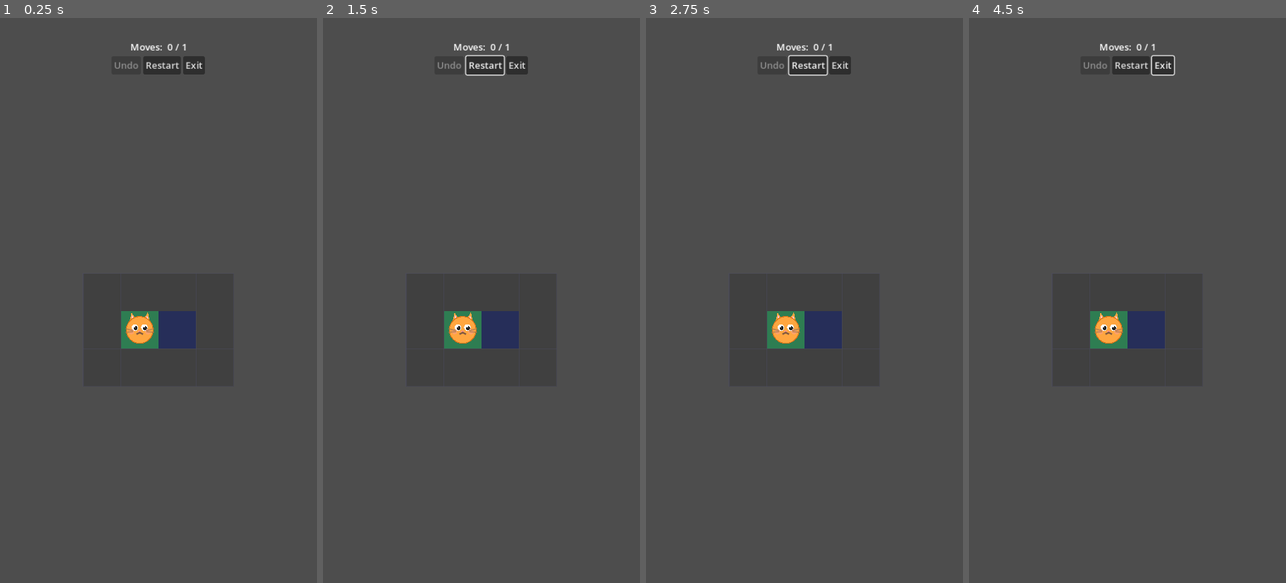
Above: before the commit, frames 1-4 (left to right).
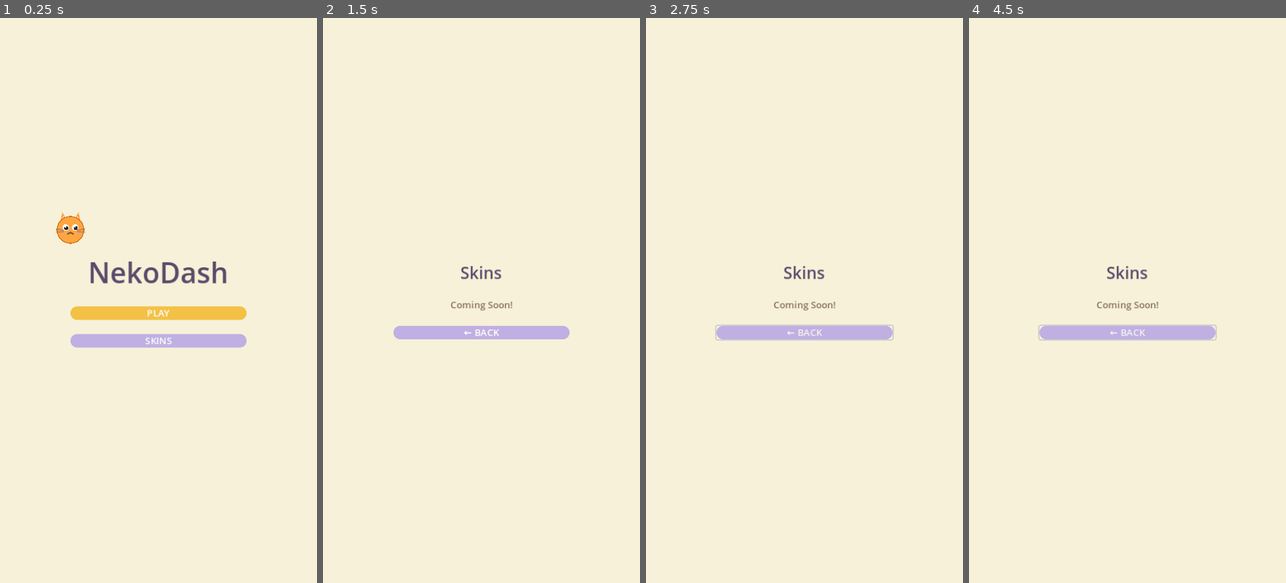
Above: after the commit, the same moments.

Repository: gracetyy/nekodash
Game: Godot game, scene res://scenes/ui/main_menu.tscn
Two runs of this game, one before a commit and one after it. Both use one fixed random seed, a clock stepped at 60 frames per second and the inputs below. Before the commit the project starts from res://scenes/gameplay/gameplay.tscn.
Inputs (mouse positions are in pixels of both pictures, inside the frame that each line leads up to):
- Up to frame 1 (0.25 s): no input
- Up to frame 2 (1.5 s): click (484, 63) at 0.5 s, where only the run before the commit has a clickable "Restart"; click (481, 340) at 1.25 s, where only the run after the commit has a clickable "SKINS"
- Up to frame 3 (2.75 s): click (804, 334) at 2 s, where only the run after the commit has a clickable "← BACK"
- Up to frame 4 (4.5 s): click (1130, 63) at 2.75 s, where only the run before the commit has a clickable "Restart"; click (1130, 63) at 3.5 s, where only the run before the commit has a clickable "Restart"; move the mouse to (1197, 272) at 4.27 s; hold Right (ui_right) from 4.28 s (still down); tap R at 4.35 s; click (1197, 272) at 4.42 s

The runs differ from the first frame. In frame 1, 100% of the frame differs, in the area x 0-100%, y 0-100%; in frame 2, 100%; in frame 3, 100%; in frame 4, 100%.

Commit message:
feat: design system colour pass

Diff:
--- a/project.godot
+++ b/project.godot
@@ -15,7 +15,7 @@
 [application]
 
 config/name="NekoDash"
-run/main_scene="res://scenes/gameplay/gameplay.tscn"
+run/main_scene="res://scenes/ui/main_menu.tscn"
 config/features=PackedStringArray("4.3", "Mobile")
 config/icon="res://icon.svg"
 
--- a/scenes/gameplay/gameplay.tscn
+++ b/scenes/gameplay/gameplay.tscn
@@ -8,10 +8,49 @@
 [ext_resource type="Script" path="res://src/gameplay/star_rating_system.gd" id="6"]
 [ext_resource type="Script" path="res://src/gameplay/level_progression.gd" id="7"]
 [ext_resource type="Script" path="res://src/ui/hud.gd" id="8"]
-[ext_resource type="Resource" path="res://data/level_catalogue.tres" id="9"]
+[ext_resource type="Resource" uid="uid://c24k85an56w4c" path="res://data/level_catalogue.tres" id="9"]
 [ext_resource type="Script" path="res://src/ui/grid_renderer.gd" id="10"]
 [ext_resource type="Script" path="res://src/ui/cat_sprite.gd" id="11"]
 [ext_resource type="Script" path="res://src/ui/coverage_visualizer.gd" id="12"]
+
+[sub_resource type="StyleBoxFlat" id="StyleBoxFlat_hud_bg"]
+content_margin_left = 16.0
+content_margin_top = 12.0
+content_margin_right = 16.0
+content_margin_bottom = 12.0
+bg_color = Color(0.451, 0.365, 0.42, 1)
+corner_radius_top_left = 12
+corner_radius_top_right = 12
+corner_radius_bottom_right = 12
+corner_radius_bottom_left = 12
+
+[sub_resource type="StyleBoxFlat" id="StyleBoxFlat_secondary"]
+bg_color = Color(0.647, 0.835, 0.741, 1)
+corner_radius_top_left = 26
+corner_radius_top_right = 26
+corner_radius_bottom_right = 26
+corner_radius_bottom_left = 26
+
+[sub_resource type="StyleBoxFlat" id="StyleBoxFlat_secondary_pressed"]
+bg_color = Color(0.595, 0.768, 0.682, 1)
+corner_radius_top_left = 26
+corner_radius_top_right = 26
+corner_radius_bottom_right = 26
+corner_radius_bottom_left = 26
+
+[sub_resource type="StyleBoxFlat" id="StyleBoxFlat_tertiary"]
+bg_color = Color(0.753, 0.686, 0.886, 1)
+corner_radius_top_left = 26
+corner_radius_top_right = 26
+corner_radius_bottom_right = 26
+corner_radius_bottom_left = 26
+
+[sub_resource type="StyleBoxFlat" id="StyleBoxFlat_tertiary_pressed"]
+bg_color = Color(0.693, 0.631, 0.815, 1)
+corner_radius_top_left = 26
+corner_radius_top_right = 26
+corner_radius_bottom_right = 26
+corner_radius_bottom_left = 26
 
 [node name="LevelCoordinator" type="Node2D"]
 script = ExtResource("1")
@@ -47,23 +86,15 @@
 [node name="HUD" type="CanvasLayer" parent="."]
 script = ExtResource("8")
 
-[node name="MarginContainer" type="MarginContainer" parent="HUD"]
+[node name="MarginContainer" type="PanelContainer" parent="HUD"]
 anchors_preset = 10
 anchor_right = 1.0
 offset_bottom = 80.0
 grow_horizontal = 2
-theme_override_constants/margin_left = 16
-theme_override_constants/margin_top = 12
-theme_override_constants/margin_right = 16
-theme_override_constants/margin_bottom = 12
+theme_override_styles/panel = SubResource("StyleBoxFlat_hud_bg")
 
 [node name="VBox" type="VBoxContainer" parent="HUD/MarginContainer"]
 layout_mode = 2
-
-[node name="LevelNameLabel" type="Label" parent="HUD/MarginContainer/VBox"]
-layout_mode = 2
-text = "Level Name"
-horizontal_alignment = 1
 
 [node name="StatsRow" type="HBoxContainer" parent="HUD/MarginContainer/VBox"]
 layout_mode = 2
@@ -71,10 +102,12 @@
 
 [node name="MovesPrefix" type="Label" parent="HUD/MarginContainer/VBox/StatsRow"]
 layout_mode = 2
+theme_override_colors/font_color = Color(0.973, 0.922, 0.761, 1)
 text = "Moves: "
 
 [node name="MoveLabel" type="Label" parent="HUD/MarginContainer/VBox/StatsRow"]
 layout_mode = 2
+theme_override_colors/font_color = Color(0.973, 0.922, 0.761, 1)
 text = "0 / 0"
 
 [node name="Spacer" type="Control" parent="HUD/MarginContainer/VBox/StatsRow"]
@@ -85,6 +118,7 @@
 [node name="CoverageLabel" type="Label" parent="HUD/MarginContainer/VBox/StatsRow"]
 visible = false
 layout_mode = 2
+theme_override_colors/font_color = Color(0.973, 0.922, 0.761, 1)
 text = "0 / 0"
 
 [node name="ButtonRow" type="HBoxContainer" parent="HUD/MarginContainer/VBox"]
@@ -93,12 +127,24 @@
 
 [node name="UndoBtn" type="Button" parent="HUD/MarginContainer/VBox/ButtonRow"]
 layout_mode = 2
-text = "Undo"
+theme_override_colors/font_color = Color(1, 1, 1, 1)
+theme_override_styles/hover = SubResource("StyleBoxFlat_secondary")
+theme_override_styles/pressed = SubResource("StyleBoxFlat_secondary_pressed")
+theme_override_styles/normal = SubResource("StyleBoxFlat_secondary")
+text = "UNDO"
 
 [node name="RestartBtn" type="Button" parent="HUD/MarginContainer/VBox/ButtonRow"]
 layout_mode = 2
-text = "Restart"
+theme_override_colors/font_color = Color(1, 1, 1, 1)
+theme_override_styles/hover = SubResource("StyleBoxFlat_secondary")
+theme_override_styles/pressed = SubResource("StyleBoxFlat_secondary_pressed")
+theme_override_styles/normal = SubResource("StyleBoxFlat_secondary")
+text = "RESTART"
 
 [node name="ExitBtn" type="Button" parent="HUD/MarginContainer/VBox/ButtonRow"]
 layout_mode = 2
-text = "Exit"
+theme_override_colors/font_color = Color(1, 1, 1, 1)
+theme_override_styles/hover = SubResource("StyleBoxFlat_tertiary")
+theme_override_styles/pressed = SubResource("StyleBoxFlat_tertiary_pressed")
+theme_override_styles/normal = SubResource("StyleBoxFlat_tertiary")
+text = "EXIT"
--- a/scenes/ui/level_complete.tscn
+++ b/scenes/ui/level_complete.tscn
@@ -1,6 +1,48 @@
-[gd_scene load_steps=2 format=3 uid="uid://clvlcmplt5cen"]
+[gd_scene load_steps=8 format=3 uid="uid://clvlcmplt5cen"]
 
 [ext_resource type="Script" path="res://src/ui/level_complete_screen.gd" id="1"]
+
+[sub_resource type="StyleBoxFlat" id="StyleBoxFlat_1"]
+bg_color = Color(0.953, 0.757, 0.271, 1)
+corner_radius_top_left = 26
+corner_radius_top_right = 26
+corner_radius_bottom_right = 26
+corner_radius_bottom_left = 26
+
+[sub_resource type="StyleBoxFlat" id="StyleBoxFlat_2"]
+bg_color = Color(0.877, 0.696, 0.249, 1)
+corner_radius_top_left = 26
+corner_radius_top_right = 26
+corner_radius_bottom_right = 26
+corner_radius_bottom_left = 26
+
+[sub_resource type="StyleBoxFlat" id="StyleBoxFlat_3"]
+bg_color = Color(0.647, 0.835, 0.741, 1)
+corner_radius_top_left = 26
+corner_radius_top_right = 26
+corner_radius_bottom_right = 26
+corner_radius_bottom_left = 26
+
+[sub_resource type="StyleBoxFlat" id="StyleBoxFlat_4"]
+bg_color = Color(0.595, 0.768, 0.682, 1)
+corner_radius_top_left = 26
+corner_radius_top_right = 26
+corner_radius_bottom_right = 26
+corner_radius_bottom_left = 26
+
+[sub_resource type="StyleBoxFlat" id="StyleBoxFlat_5"]
+bg_color = Color(0.753, 0.686, 0.886, 1)
+corner_radius_top_left = 26
+corner_radius_top_right = 26
+corner_radius_bottom_right = 26
+corner_radius_bottom_left = 26
+
+[sub_resource type="StyleBoxFlat" id="StyleBoxFlat_6"]
+bg_color = Color(0.693, 0.631, 0.815, 1)
+corner_radius_top_left = 26
+corner_radius_top_right = 26
+corner_radius_bottom_right = 26
+corner_radius_bottom_left = 26
 
 [node name="LevelCompleteScreen" type="Control"]
 layout_mode = 3
@@ -18,7 +60,7 @@
 anchor_bottom = 1.0
 grow_horizontal = 2
 grow_vertical = 2
-color = Color(0.08, 0.08, 0.12, 1)
+color = Color(0.965, 0.945, 0.847, 1)
 
 [node name="MarginContainer" type="MarginContainer" parent="."]
 layout_mode = 1
@@ -42,6 +84,8 @@
 text = "Level Complete!"
 horizontal_alignment = 1
 vertical_alignment = 1
+theme_override_colors/font_color = Color(0.361, 0.29, 0.42, 1)
+theme_override_font_sizes/font_size = 28
 
 [node name="StarRow" type="HBoxContainer" parent="MarginContainer/VBox"]
 layout_mode = 2
@@ -53,21 +97,21 @@
 text = "★"
 horizontal_alignment = 1
 theme_override_font_sizes/font_size = 48
-theme_override_colors/font_color = Color(1.0, 0.85, 0.2, 1.0)
+theme_override_colors/font_color = Color(0.961, 0.784, 0.259, 1)
 
 [node name="Star2" type="Label" parent="MarginContainer/VBox/StarRow"]
 layout_mode = 2
 text = "★"
 horizontal_alignment = 1
 theme_override_font_sizes/font_size = 48
-theme_override_colors/font_color = Color(1.0, 0.85, 0.2, 1.0)
+theme_override_colors/font_color = Color(0.961, 0.784, 0.259, 1)
 
 [node name="Star3" type="Label" parent="MarginContainer/VBox/StarRow"]
 layout_mode = 2
 text = "★"
 horizontal_alignment = 1
 theme_override_font_sizes/font_size = 48
-theme_override_colors/font_color = Color(1.0, 0.85, 0.2, 1.0)
+theme_override_colors/font_color = Color(0.961, 0.784, 0.259, 1)
 
 [node name="StarSentinel" type="Label" parent="MarginContainer/VBox/StarRow"]
 visible = false
@@ -83,15 +127,19 @@
 [node name="MovesPrefix" type="Label" parent="MarginContainer/VBox/ScoreRow"]
 layout_mode = 2
 text = "Moves: "
+theme_override_colors/font_color = Color(0.325, 0.192, 0.294, 1)
 
 [node name="MovesLabel" type="Label" parent="MarginContainer/VBox/ScoreRow"]
 layout_mode = 2
 text = "0 / 0"
+theme_override_colors/font_color = Color(0.325, 0.192, 0.294, 1)
 
 [node name="NewBestBadge" type="Label" parent="MarginContainer/VBox/ScoreRow"]
 visible = false
 layout_mode = 2
 text = "NEW BEST!"
+theme_override_colors/font_color = Color(0.961, 0.651, 0.137, 1)
+theme_override_font_sizes/font_size = 12
 
 [node name="ButtonRow" type="HBoxContainer" parent="MarginContainer/VBox"]
 layout_mode = 2
@@ -100,12 +148,24 @@
 
 [node name="WorldMapBtn" type="Button" parent="MarginContainer/VBox/ButtonRow"]
 layout_mode = 2
-text = "World Map"
+text = "WORLD MAP"
+theme_override_colors/font_color = Color(1, 1, 1, 1)
+theme_override_styles/normal = SubResource("StyleBoxFlat_5")
+theme_override_styles/hover = SubResource("StyleBoxFlat_5")
+theme_override_styles/pressed = SubResource("StyleBoxFlat_6")
 
 [node name="RetryBtn" type="Button" parent="MarginContainer/VBox/ButtonRow"]
 layout_mode = 2
-text = "Retry"
+text = "RETRY"
+theme_override_colors/font_color = Color(1, 1, 1, 1)
+theme_override_styles/normal = SubResource("StyleBoxFlat_3")
+theme_override_styles/hover = SubResource("StyleBoxFlat_3")
+theme_override_styles/pressed = SubResource("StyleBoxFlat_4")
 
 [node name="NextLevelBtn" type="Button" parent="MarginContainer/VBox/ButtonRow"]
 layout_mode = 2
-text = "Next Level"
+text = "NEXT LEVEL"
+theme_override_colors/font_color = Color(1, 1, 1, 1)
+theme_override_styles/normal = SubResource("StyleBoxFlat_1")
+theme_override_styles/hover = SubResource("StyleBoxFlat_1")
+theme_override_styles/pressed = SubResource("StyleBoxFlat_2")
--- a/scenes/ui/main_menu.tscn
+++ b/scenes/ui/main_menu.tscn
@@ -1,7 +1,35 @@
-[gd_scene load_steps=3 format=3 uid="uid://cmainmenu5cene"]
+[gd_scene load_steps=7 format=3 uid="uid://cmainmenu5cene"]
 
 [ext_resource type="Script" path="res://src/ui/main_menu.gd" id="1"]
 [ext_resource type="Script" path="res://src/ui/cat_sprite.gd" id="2"]
+
+[sub_resource type="StyleBoxFlat" id="StyleBoxFlat_1"]
+bg_color = Color(0.953, 0.757, 0.271, 1)
+corner_radius_top_left = 26
+corner_radius_top_right = 26
+corner_radius_bottom_right = 26
+corner_radius_bottom_left = 26
+
+[sub_resource type="StyleBoxFlat" id="StyleBoxFlat_2"]
+bg_color = Color(0.877, 0.696, 0.249, 1)
+corner_radius_top_left = 26
+corner_radius_top_right = 26
+corner_radius_bottom_right = 26
+corner_radius_bottom_left = 26
+
+[sub_resource type="StyleBoxFlat" id="StyleBoxFlat_3"]
+bg_color = Color(0.753, 0.686, 0.886, 1)
+corner_radius_top_left = 26
+corner_radius_top_right = 26
+corner_radius_bottom_right = 26
+corner_radius_bottom_left = 26
+
+[sub_resource type="StyleBoxFlat" id="StyleBoxFlat_4"]
+bg_color = Color(0.693, 0.631, 0.815, 1)
+corner_radius_top_left = 26
+corner_radius_top_right = 26
+corner_radius_bottom_right = 26
+corner_radius_bottom_left = 26
 
 [node name="MainMenu" type="Control"]
 layout_mode = 3
@@ -19,7 +47,7 @@
 anchor_bottom = 1.0
 grow_horizontal = 2
 grow_vertical = 2
-color = Color(0.08, 0.08, 0.12, 1)
+color = Color(0.965, 0.945, 0.847, 1)
 
 [node name="VBox" type="VBoxContainer" parent="."]
 layout_mode = 1
@@ -46,11 +74,20 @@
 horizontal_alignment = 1
 vertical_alignment = 1
 theme_override_font_sizes/font_size = 48
+theme_override_colors/font_color = Color(0.361, 0.29, 0.42, 1)
 
 [node name="PlayBtn" type="Button" parent="VBox"]
 layout_mode = 2
-text = "Play"
+text = "PLAY"
+theme_override_colors/font_color = Color(1, 1, 1, 1)
+theme_override_styles/normal = SubResource("StyleBoxFlat_1")
+theme_override_styles/hover = SubResource("StyleBoxFlat_1")
+theme_override_styles/pressed = SubResource("StyleBoxFlat_2")
 
 [node name="SkinsBtn" type="Button" parent="VBox"]
 layout_mode = 2
-text = "Skins"
+text = "SKINS"
+theme_override_colors/font_color = Color(1, 1, 1, 1)
+theme_override_styles/normal = SubResource("StyleBoxFlat_3")
+theme_override_styles/hover = SubResource("StyleBoxFlat_3")
+theme_override_styles/pressed = SubResource("StyleBoxFlat_4")
--- /dev/null
+++ b/scenes/ui/skin_select.tscn
@@ -0,0 +1,74 @@
+[gd_scene load_steps=4 format=3 uid="uid://cskinselect5cen"]
+
+[ext_resource type="Script" path="res://src/ui/skin_select.gd" id="1"]
+
+[sub_resource type="StyleBoxFlat" id="StyleBoxFlat_tertiary"]
+bg_color = Color(0.753, 0.686, 0.886, 1)
+corner_radius_top_left = 26
+corner_radius_top_right = 26
+corner_radius_bottom_right = 26
+corner_radius_bottom_left = 26
+
+[sub_resource type="StyleBoxFlat" id="StyleBoxFlat_tertiary_pressed"]
+bg_color = Color(0.693, 0.631, 0.815, 1)
+corner_radius_top_left = 26
+corner_radius_top_right = 26
+corner_radius_bottom_right = 26
+corner_radius_bottom_left = 26
+
+[node name="SkinSelect" type="Control"]
+layout_mode = 3
+anchors_preset = 15
+anchor_right = 1.0
+anchor_bottom = 1.0
+grow_horizontal = 2
+grow_vertical = 2
+script = ExtResource("1")
+
+[node name="Background" type="ColorRect" parent="."]
+layout_mode = 1
+anchors_preset = 15
+anchor_right = 1.0
+anchor_bottom = 1.0
+grow_horizontal = 2
+grow_vertical = 2
+color = Color(0.965, 0.945, 0.847, 1)
+
+[node name="VBox" type="VBoxContainer" parent="."]
+layout_mode = 1
+anchors_preset = 8
+anchor_left = 0.5
+anchor_top = 0.5
+anchor_right = 0.5
+anchor_bottom = 0.5
+offset_left = -150.0
+offset_top = -120.0
+offset_right = 150.0
+offset_bottom = 120.0
+grow_horizontal = 2
+grow_vertical = 2
+theme_override_constants/separation = 24
+alignment = 1
+
+[node name="TitleLabel" type="Label" parent="VBox"]
+layout_mode = 2
+text = "Skins"
+horizontal_alignment = 1
+vertical_alignment = 1
+theme_override_font_sizes/font_size = 28
+theme_override_colors/font_color = Color(0.361, 0.29, 0.42, 1)
+
+[node name="ComingSoonLabel" type="Label" parent="VBox"]
+layout_mode = 2
+text = "Coming Soon!"
+horizontal_alignment = 1
+vertical_alignment = 1
+theme_override_colors/font_color = Color(0.541, 0.439, 0.376, 1)
+
+[node name="BackBtn" type="Button" parent="VBox"]
+layout_mode = 2
+text = "← BACK"
+theme_override_colors/font_color = Color(1, 1, 1, 1)
+theme_override_styles/normal = SubResource("StyleBoxFlat_tertiary")
+theme_override_styles/hover = SubResource("StyleBoxFlat_tertiary")
+theme_override_styles/pressed = SubResource("StyleBoxFlat_tertiary_pressed")
--- a/scenes/ui/world_map.tscn
+++ b/scenes/ui/world_map.tscn
@@ -1,6 +1,20 @@
-[gd_scene load_steps=2 format=3 uid="uid://cworldmap5cene"]
+[gd_scene load_steps=4 format=3 uid="uid://cworldmap5cene"]
 
 [ext_resource type="Script" path="res://src/ui/world_map.gd" id="1"]
+
+[sub_resource type="StyleBoxFlat" id="StyleBoxFlat_1"]
+bg_color = Color(0.753, 0.686, 0.886, 1)
+corner_radius_top_left = 26
+corner_radius_top_right = 26
+corner_radius_bottom_right = 26
+corner_radius_bottom_left = 26
+
+[sub_resource type="StyleBoxFlat" id="StyleBoxFlat_2"]
+bg_color = Color(0.693, 0.631, 0.815, 1)
+corner_radius_top_left = 26
+corner_radius_top_right = 26
+corner_radius_bottom_right = 26
+corner_radius_bottom_left = 26
 
 [node name="WorldMap" type="Control"]
 layout_mode = 3
@@ -18,7 +32,7 @@
 anchor_bottom = 1.0
 grow_horizontal = 2
 grow_vertical = 2
-color = Color(0.08, 0.08, 0.12, 1)
+color = Color(0.965, 0.945, 0.847, 1)
 
 [node name="MarginContainer" type="MarginContainer" parent="."]
 layout_mode = 1
@@ -42,7 +56,11 @@
 
 [node name="BackBtn" type="Button" parent="MarginContainer/VBox/Header"]
 layout_mode = 2
-text = "← Back"
+text = "← BACK"
+theme_override_colors/font_color = Color(1, 1, 1, 1)
+theme_override_styles/normal = SubResource("StyleBoxFlat_1")
+theme_override_styles/hover = SubResource("StyleBoxFlat_1")
+theme_override_styles/pressed = SubResource("StyleBoxFlat_2")
 
 [node name="TitleLabel" type="Label" parent="MarginContainer/VBox/Header"]
 layout_mode = 2
@@ -50,6 +68,7 @@
 text = "NekoDash"
 horizontal_alignment = 1
 vertical_alignment = 1
+theme_override_colors/font_color = Color(0.361, 0.29, 0.42, 1)
 
 [node name="HeaderSpacer" type="Control" parent="MarginContainer/VBox/Header"]
 layout_mode = 2
@@ -64,6 +83,7 @@
 text = "No levels found"
 horizontal_alignment = 1
 vertical_alignment = 1
+theme_override_colors/font_color = Color(0.541, 0.439, 0.376, 1)
 
 [node name="ScrollContainer" type="ScrollContainer" parent="MarginContainer/VBox"]
 layout_mode = 2
--- a/src/ui/coverage_visualizer.gd
+++ b/src/ui/coverage_visualizer.gd
@@ -17,8 +17,8 @@
 # Constants
 # —————————————————————————————————————————————
 
-## Color drawn on covered tiles.
-const COLOR_COVERED: Color = Color(0.2, 0.7, 0.3, 0.6)
+## Color drawn on covered tiles — grid-trail #FBD490.
+const COLOR_COVERED: Color = Color(0.984, 0.831, 0.565, 0.6)
 
 
 # —————————————————————————————————————————————
--- a/src/ui/grid_renderer.gd
+++ b/src/ui/grid_renderer.gd
@@ -11,8 +11,11 @@
 # Constants
 # —————————————————————————————————————————————
 
-const COLOR_FLOOR: Color = Color(0.15, 0.18, 0.35)
-const COLOR_WALL: Color = Color(0.25, 0.25, 0.25)
+## Grid floor tile — grid-floor #EEF9F1.
+const COLOR_FLOOR: Color = Color(0.933, 0.976, 0.945)
+## Grid wall/obstacle tile — grid-wall #CEB6E4.
+const COLOR_WALL: Color = Color(0.808, 0.714, 0.894)
+## Grid line — subtle overlay.
 const COLOR_GRID_LINE: Color = Color(0.3, 0.3, 0.4, 0.4)
 
 
--- a/src/ui/hud.gd
+++ b/src/ui/hud.gd
@@ -32,7 +32,6 @@
 # —————————————————————————————————————————————
 
 ## Set via set_ui_nodes(), _ready() auto-discovery, or test injection.
-var _level_name_label: Control # Label
 var _move_label: Control # Label
 var _coverage_label: Control # Label
 var _undo_btn: Control # Button
@@ -108,10 +107,6 @@
 	# Disconnect previous signals (safe re-initialize)
 	_disconnect_signals()
 
-	# Set level name
-	if _level_name_label != null:
-		_level_name_label.text = level_data.display_name
-
 	# Connect signals
 	_connect_signals(move_counter, undo_restart, coverage_tracking)
 
@@ -146,14 +141,12 @@
 ## Assigns UI node references. Called by the scene or test setup to inject
 ## the actual Control nodes before initialize().
 func set_ui_nodes(
-	level_name_label: Control,
 	move_label: Control,
 	coverage_label: Control,
 	undo_btn: Control,
 	restart_btn: Control,
 	exit_btn: Control = null,
 ) -> void:
-	_level_name_label = level_name_label
 	_move_label = move_label
 	_coverage_label = coverage_label
 	_undo_btn = undo_btn
@@ -338,8 +331,6 @@
 ## haven't already been injected via set_ui_nodes(). Wires button pressed
 ## signals when buttons are found.
 func _auto_discover_ui_nodes() -> void:
-	if _level_name_label == null:
-		_level_name_label = get_node_or_null("MarginContainer/VBox/LevelNameLabel")
 	if _move_label == null:
 		_move_label = get_node_or_null("MarginContainer/VBox/StatsRow/MoveLabel")
 	if _coverage_label == null:
--- a/src/ui/level_complete_screen.gd
+++ b/src/ui/level_complete_screen.gd
@@ -17,11 +17,11 @@
 # Constants
 # —————————————————————————————————————————————
 
-## Gold color for earned stars.
-const STAR_EARNED_COLOR: Color = Color(1.0, 0.85, 0.2, 1.0)
-
-## Grey color for unearned stars.
-const STAR_UNEARNED_COLOR: Color = Color(0.5, 0.5, 0.5, 1.0)
+## Gold color for earned stars — star-filled #F5C842.
+const STAR_EARNED_COLOR: Color = Color(0.961, 0.784, 0.259, 1.0)
+
+## Lavender-grey for unearned stars — star-empty #C8C4D0.
+const STAR_UNEARNED_COLOR: Color = Color(0.784, 0.769, 0.816, 1.0)
 
 
 # —————————————————————————————————————————————
--- /dev/null
+++ b/src/ui/skin_select.gd
@@ -0,0 +1,14 @@
+## SkinSelect — placeholder skin selection screen.
+## Navigates back to Main Menu via SceneManager.go_back().
+class_name SkinSelect
+extends Control
+
+
+func _ready() -> void:
+	var back_btn: BaseButton = find_child("BackBtn", true, false) as BaseButton
+	if back_btn != null:
+		back_btn.pressed.connect(_on_back_btn_pressed)
+
+
+func _on_back_btn_pressed() -> void:
+	SceneManager.go_back()
--- a/src/ui/world_map.gd
+++ b/src/ui/world_map.gd
@@ -19,14 +19,23 @@
 
 const CATALOGUE_PATH: String = "res://data/level_catalogue.tres"
 
-## Gold color for earned stars (matches LevelCompleteScreen).
-const STAR_EARNED_COLOR: Color = Color(1.0, 0.85, 0.2, 1.0)
-
-## Grey color for unearned/empty stars.
-const STAR_UNEARNED_COLOR: Color = Color(0.5, 0.5, 0.5, 1.0)
-
-## Grey used for locked level buttons.
-const LOCKED_COLOR: Color = Color(0.4, 0.4, 0.4, 1.0)
+## Gold color for earned stars — star-filled #F5C842.
+const STAR_EARNED_COLOR: Color = Color(0.961, 0.784, 0.259, 1.0)
+
+## Lavender-grey for unearned/empty stars — star-empty #C8C4D0.
+const STAR_UNEARNED_COLOR: Color = Color(0.784, 0.769, 0.816, 1.0)
+
+## Disabled button fill for locked levels — btn-disabled #C6C5C9.
+const LOCKED_COLOR: Color = Color(0.776, 0.773, 0.788, 1.0)
+
+## Cream card background for level cards — cream-card #FFF8F0.
+const CARD_BG_COLOR: Color = Color(1.0, 0.973, 0.941, 1.0)
+
+## Dark text for level card labels — text-dark #53314B.
+const TEXT_DARK_COLOR: Color = Color(0.325, 0.192, 0.294, 1.0)
+
+## Muted text for locked level labels — text-muted #8A7060.
+const TEXT_MUTED_COLOR: Color = Color(0.541, 0.439, 0.376, 1.0)
 
 
 # —————————————————————————————————————————————
@@ -196,16 +205,33 @@
 	var btn: Button = Button.new()
 	var unlocked: bool = _is_level_unlocked(level)
 
+	# Card background style
+	var style_normal: StyleBoxFlat = StyleBoxFlat.new()
+	style_normal.corner_radius_top_left = 12
+	style_normal.corner_radius_top_right = 12
+	style_normal.corner_radius_bottom_right = 12
+	style_normal.corner_radius_bottom_left = 12
+
 	if not unlocked:
 		btn.text = "🔒"
 		btn.disabled = true
-		btn.modulate = LOCKED_COLOR
+		style_normal.bg_color = LOCKED_COLOR
+		btn.add_theme_color_override("font_color", TEXT_MUTED_COLOR)
+		btn.add_theme_color_override("font_disabled_color", TEXT_MUTED_COLOR)
 	else:
 		var stars: int = SaveManager.get_best_stars(level.level_id)
 		var completed: bool = SaveManager.is_level_completed(level.level_id)
 		var star_text: String = _build_star_text(stars, completed)
 		btn.text = "%d\n%s" % [level.level_index, star_text]
 		btn.pressed.connect(_on_level_pressed.bind(level))
+		style_normal.bg_color = CARD_BG_COLOR
+		btn.add_theme_color_override("font_color", TEXT_DARK_COLOR)
+
+	btn.add_theme_stylebox_override("normal", style_normal)
+	btn.add_theme_stylebox_override("hover", style_normal)
+	var style_pressed: StyleBoxFlat = style_normal.duplicate() as StyleBoxFlat
+	style_pressed.bg_color = style_normal.bg_color.darkened(0.08)
+	btn.add_theme_stylebox_override("pressed", style_pressed)
 
 	btn.custom_minimum_size = Vector2(80, 80)
 	return btn
--- a/tests/test_hud.gd
+++ b/tests/test_hud.gd
@@ -14,7 +14,6 @@
 var _ct: Node # Mock CoverageTracking
 
 # Mock UI nodes
-var _level_name_label: Label
 var _move_label: Label
 var _coverage_label: Label
 var _undo_btn: Button
@@ -116,9 +115,6 @@
 	add_child_autofree(_ct)
 
 	# Create mock UI nodes
-	_level_name_label = Label.new()
-	add_child_autofree(_level_name_label)
-
 	_move_label = Label.new()
 	add_child_autofree(_move_label)
 
@@ -136,7 +132,6 @@
 
 	# Inject UI nodes into HUD
 	_hud.set_ui_nodes(
-		_level_name_label,
 		_move_label,
 		_coverage_label,
 		_undo_btn,
@@ -211,11 +206,6 @@
 	assert_false(_hud.is_initialized())
 
 
-func test_initialize_sets_level_name() -> void:
-	_init_hud(_make_level_data("Sunny Fields"))
-	assert_eq(_level_name_label.text, "Sunny Fields")
-
-
 func test_initialize_sets_move_display_with_minimum() -> void:
 	_mc.set_test_state(0, 8)
 	_init_hud(_make_level_data("Test", 8))
@@ -547,10 +537,10 @@
 # —————————————————————————————————————————————
 
 func test_set_ui_nodes_before_initialize() -> void:
-	# Verify UI nodes are available before init
-	assert_eq(_level_name_label.text, "")
-	_init_hud(_make_level_data("Edge Case"))
-	assert_eq(_level_name_label.text, "Edge Case")
+	# Verify move label is empty before init
+	assert_eq(_move_label.text, "")
+	_init_hud(_make_level_data("Edge Case", 5))
+	assert_eq(_move_label.text, "0 / 5")
 
 
 func test_signals_not_connected_before_initialize() -> void:
--- a/tests/test_level_complete_screen.gd
+++ b/tests/test_level_complete_screen.gd
@@ -7,9 +7,9 @@
 ## Acceptance criteria cross-ref: design/gdd/level-complete-screen.md
 extends GutTest
 
-## Matches LevelCompleteScreen star color constants.
-const STAR_EARNED_COLOR: Color = Color(1.0, 0.85, 0.2, 1.0)
-const STAR_UNEARNED_COLOR: Color = Color(0.5, 0.5, 0.5, 1.0)
+## Matches LevelCompleteScreen star color constants (design system tokens).
+const STAR_EARNED_COLOR: Color = Color(0.961, 0.784, 0.259, 1.0)  # star-filled #F5C842
+const STAR_UNEARNED_COLOR: Color = Color(0.784, 0.769, 0.816, 1.0)  # star-empty #C8C4D0
 
 var _screen: Control # LevelCompleteScreen instance under test
 
Not shown: 1 places in scenes/gameplay/gameplay.tscn that only renumber resources
